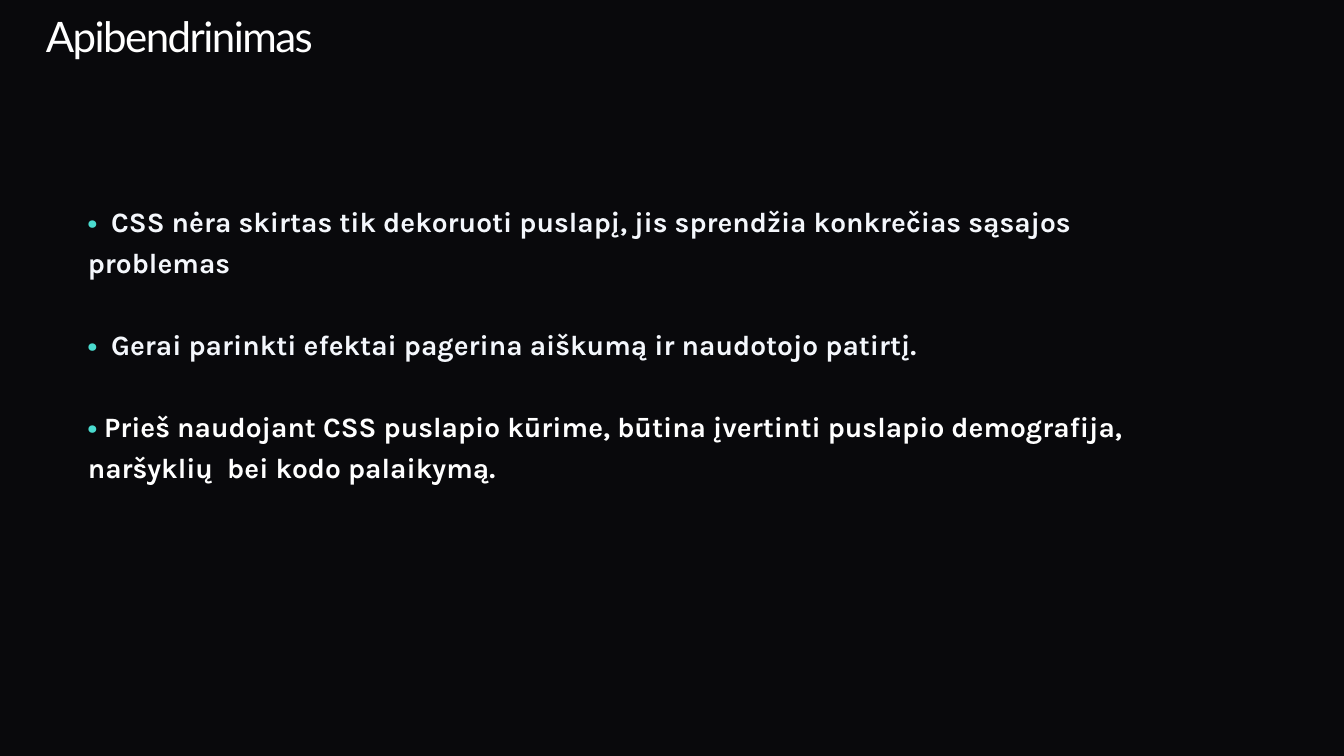
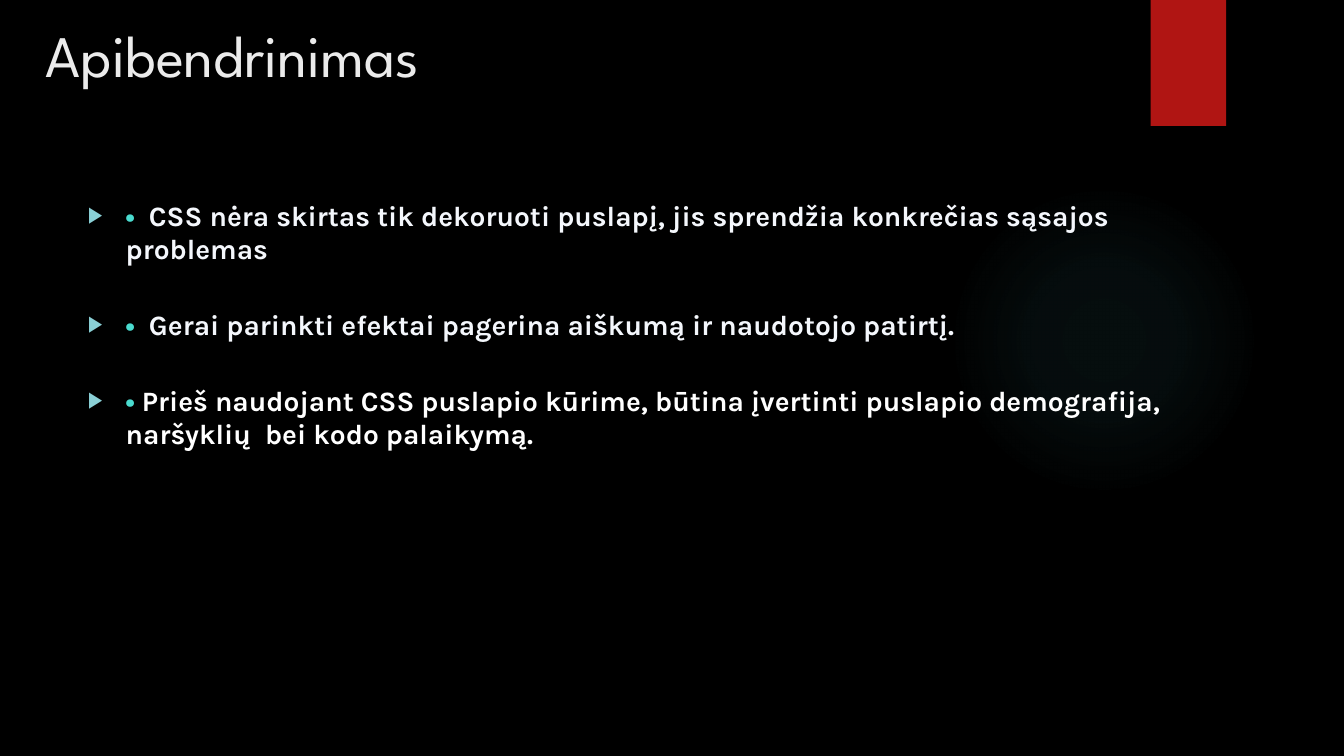
Before and after one commit to EngineeringDreams/ziniatinklio-praktiniai, a slide deck: slide 13 of Žiniatinklio praktinis darbas/Antras Skyrius – Fonai ir Rėmeliai.pptx. Drawn at 1344x756 pixels with LibreOffice and Linux fonts; fonts in the diff are those of the drawing; background and template pictures are left out. Boxes give left, top, right and bottom in pixels: in the first picture for what was removed or moved away, otherwise in the second. Text is boxed around its words. In the diff, an @@ line names an element or a change of style, - is before the commit and + after.

```diff
--- a/Žiniatinklio praktinis darbas/Antras Skyrius – Fonai ir Rėmeliai.pptx
+++ b/Žiniatinklio praktinis darbas/Antras Skyrius – Fonai ir Rėmeliai.pptx
@@ background #09090C to picture (left out) @@
@@ title "Apibendrinimas" at [46,36,419,90]: size 30 to 42 pt, font Lato to League Spartan, text colour #FFFFFF to #EBEBEB, letter spacing -1.1 to 0 pt; line spacing 0.85 to 1 @@
@@ rectangle added at [1150,0,1226,126], fill #B01513 @@
@@ text "• CSS nėra skirtas tik ..." at [126,204,1160,451]: bullet none to ▶; line spacing 1.2 to 1 @@
@@ ellipse added at [949,185,1259,495], fill gradient #50B9C1 @@
```
Also in this commit, not shown: 13 other slides changed, 1 other file.
